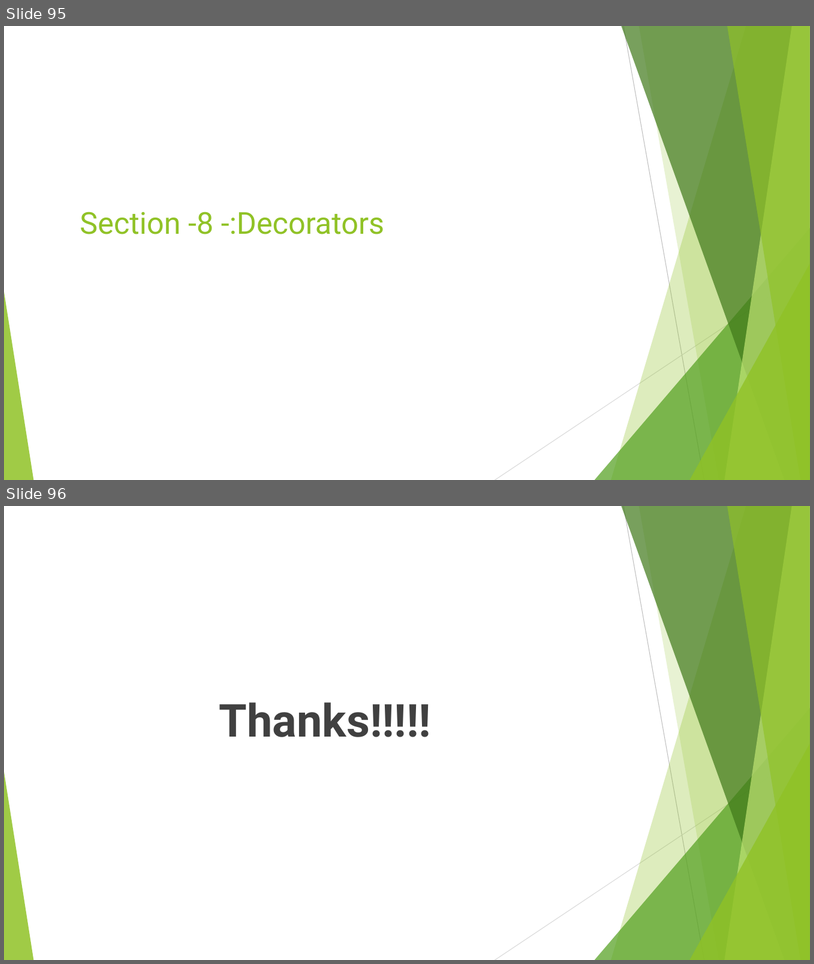
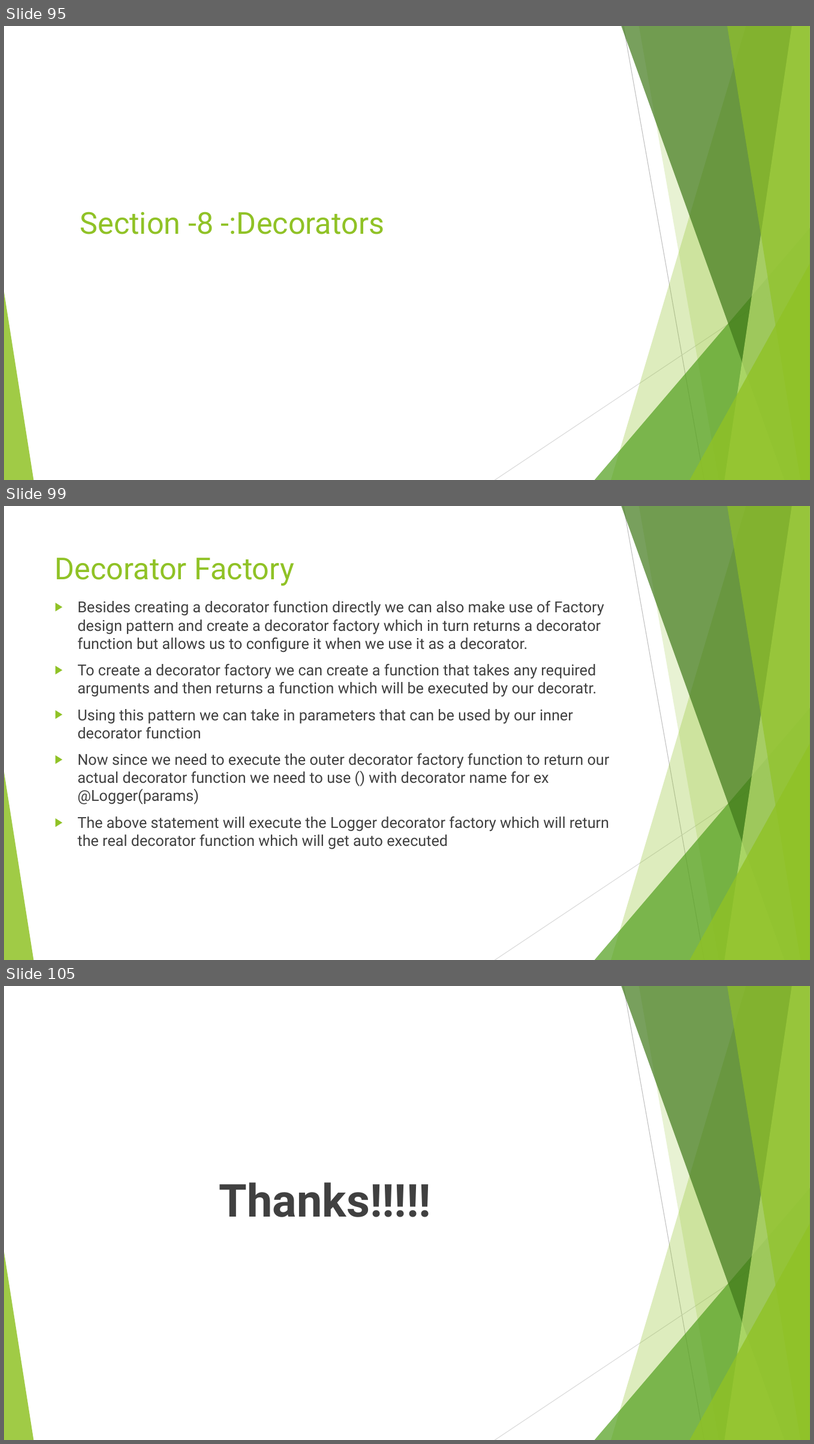
Before and after one commit to rudhrainfogain/TypeScript, a slide deck: PPT/TypeScriptv8.pptx. Shown one above the other, each under a label of ours: slides 95 and 96 before the commit, slides 95, 99 and 105 after it; the slides between them are not shown. The pictures are 814x964 and 814x1444 pixels, drawn with LibreOffice and Linux fonts; fonts in the diff are those of the drawing. Boxes give left, top, right and bottom in pixels: in the first picture for what was removed or moved away, otherwise in the second. Text is boxed around its words. In the diff, an @@ line names an element or a change of style, - is before the commit and + after.

Commit message:
Decorators Partial Code

```diff
--- a/PPT/TypeScriptv8.pptx
+++ b/PPT/TypeScriptv8.pptx
@@ slide 99 added at [4, 506, 810, 960], background #FFFFFF; not listed: 10 template elements that a slide beside it also shows @@
@@ title added at [55, 558, 294, 586], 36 pt, text #90C226 @@
+Decorator Factory
@@ text added at [78, 601, 610, 849], 18 pt, text #404040 @@
+▶ Besides creating a decorator function directly we can also make use of Factory design pattern and create a decorator factory which in turn returns a decorator function but allows us to configure it when we use it as a decorator.
+▶ To create a decorator factory we can create a function that takes any required arguments and then returns a function which will be executed by our decoratr.
+▶ Using this pattern we can take in parameters that can be used by our inner decorator function
+▶ Now since we need to execute the outer decorator factory function to return our actual decorator function we need to use () with decorator name for ex @Logger(params)
+▶ The above statement will execute the Logger decorator factory which will return the real decorator function which will get auto executed
@@ what was slide 96 is now slide 105 @@
```
Also in this commit, not shown: 8 other slides added, 4 other files.
